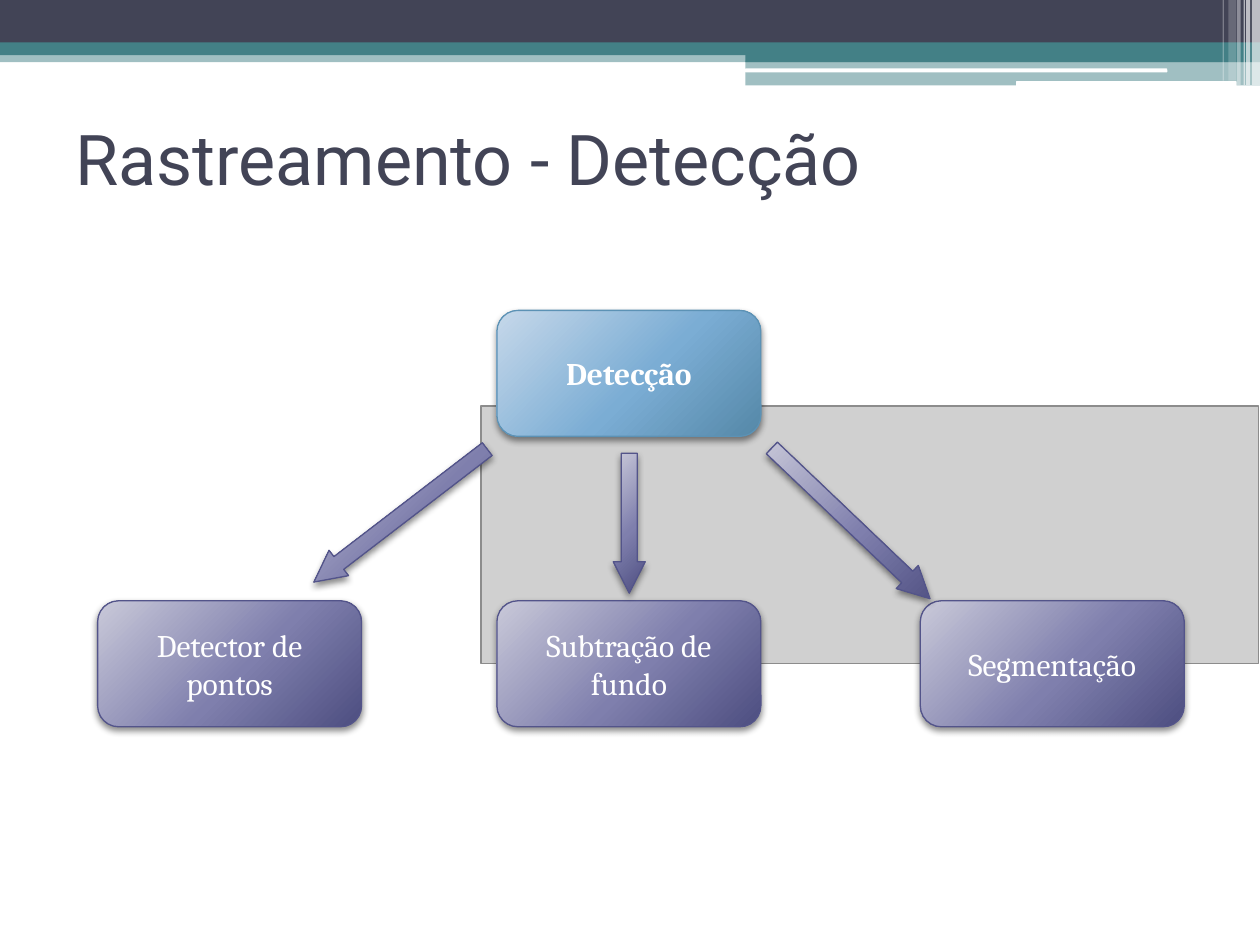
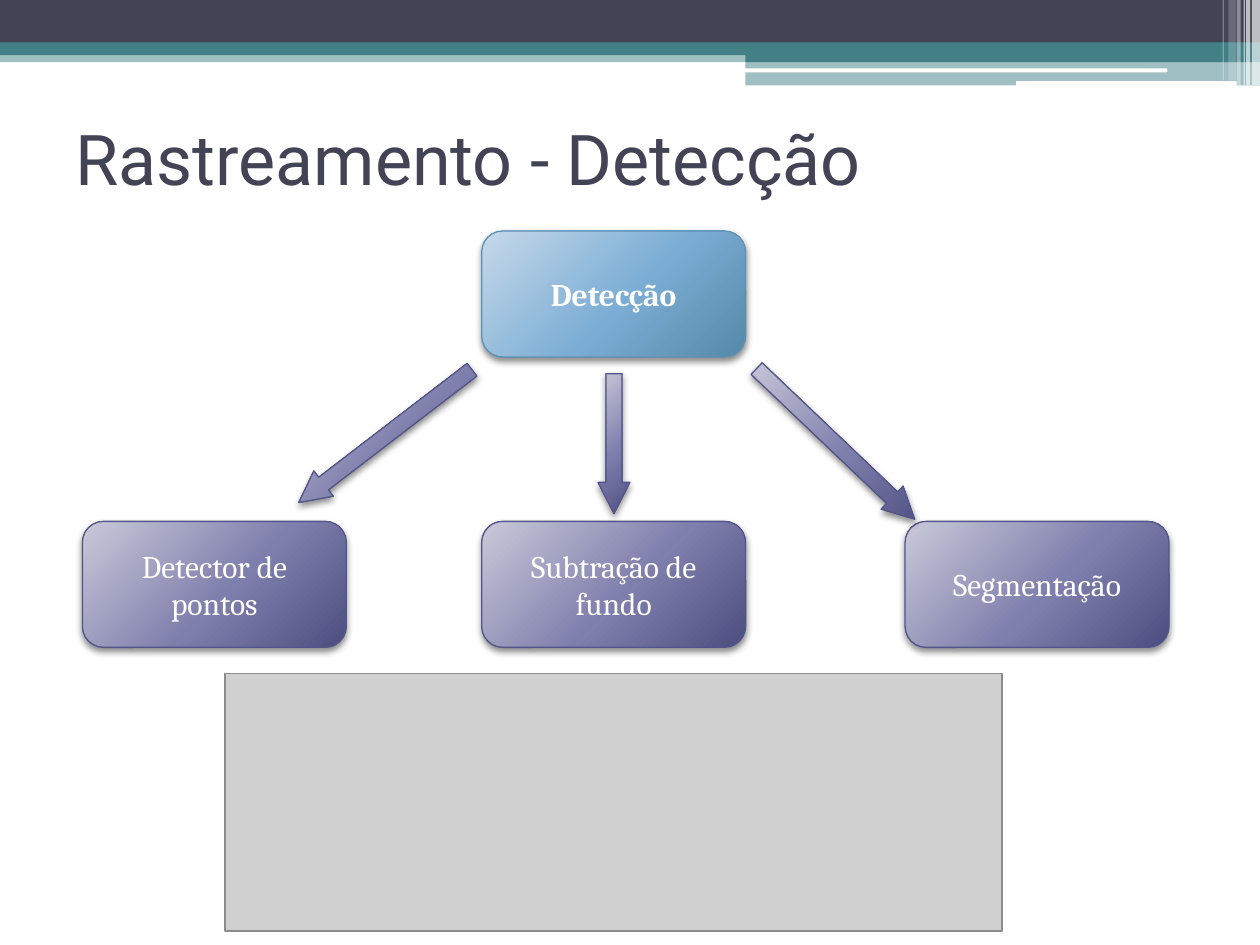
Before and after one commit to talesporto/Artigo-TRUE-SBCUP, a slide deck: slide 11 of apresentacao/ApresentacaoSBCUP.pptx. Drawn at 1260x945 pixels with LibreOffice and Linux fonts; fonts in the diff are those of the drawing; grey boxes stand for pictures. Boxes give left, top, right and bottom in pixels: in the first picture for what was removed or moved away, otherwise in the second. Text is boxed around its words. In the diff, an @@ line names an element or a change of style, - is before the commit and + after.

```diff
--- a/apresentacao/ApresentacaoSBCUP.pptx
+++ b/apresentacao/ApresentacaoSBCUP.pptx
@@ 4 rounded rectangles, 3 right arrows: place and size @@
-4 rounded rectangles, 3 right arrows at [97,310,1183,727]
+4 rounded rectangles, 3 right arrows at [82,231,1168,648]
@@ picture: place and size @@
-picture at [481,406,1259,664]
+picture at [226,673,1003,931]
```
Also in this commit, not shown: 12 other slides changed, 7 other files.
